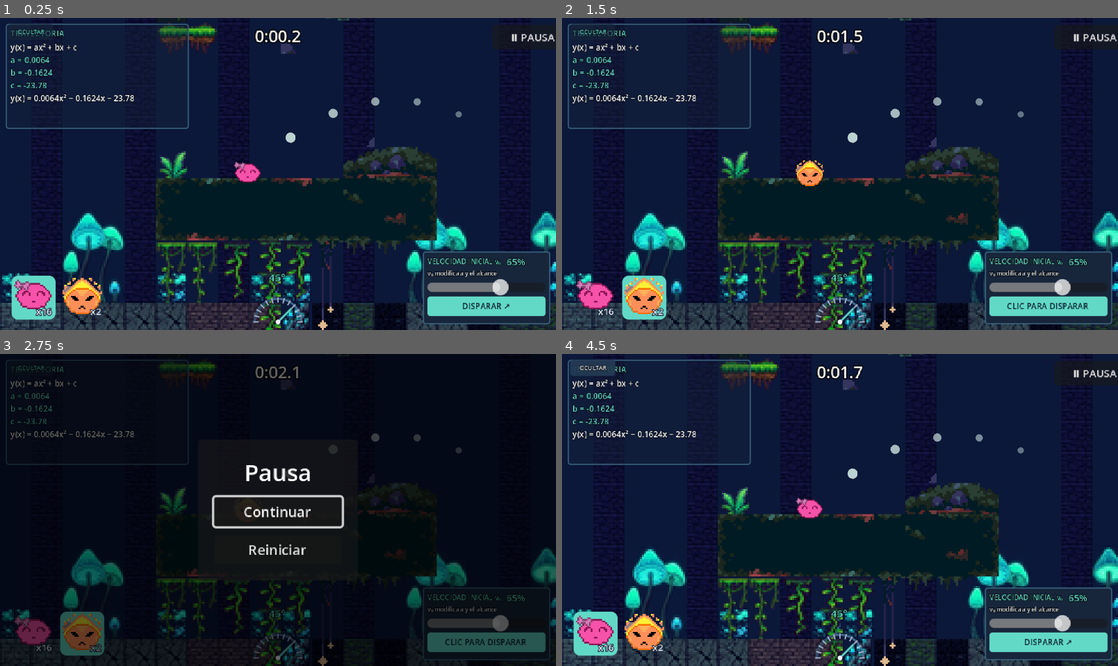
Above: before the commit, frames 1-4 (two rows, left to right).
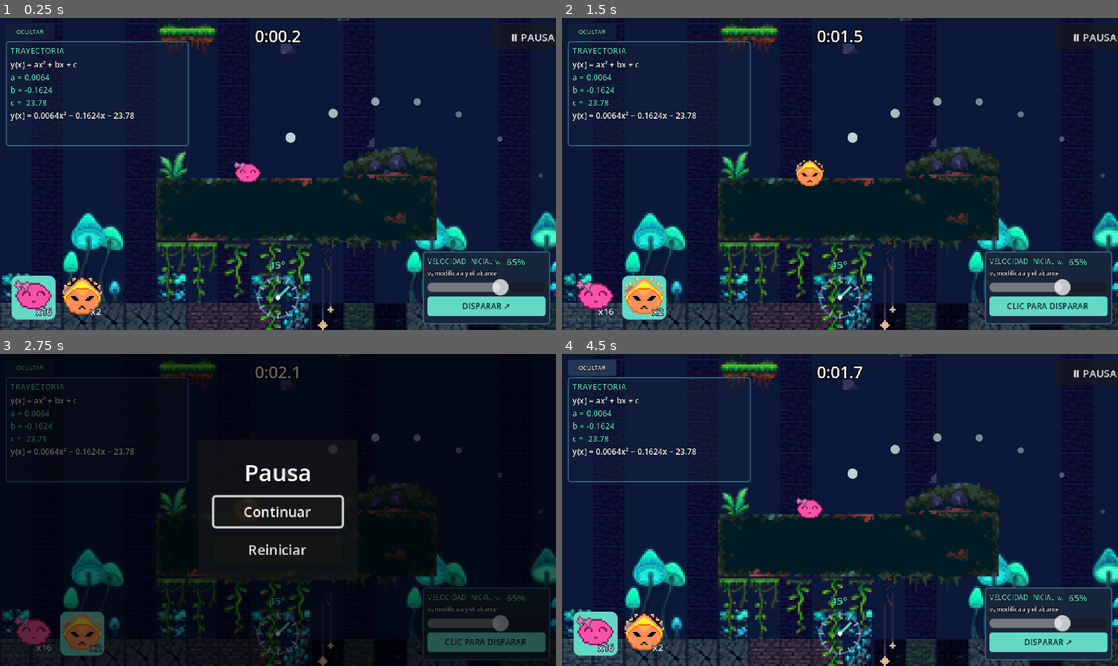
Above: after the commit, the same moments.

Repository: Navarro0k/Slimeterra
Game: Godot game, scene res://Scenes/Levels/jungleLevel.tscn
Two runs of this game, one before a commit and one after it. Both use one fixed random seed, a clock stepped at 60 frames per second and the inputs below.
Inputs:
- Up to frame 1 (0.25 s): no input
- Up to frame 2 (1.5 s): click "x16" at 0.5 s; click "x2" at 1.25 s
- Up to frame 3 (2.75 s): click "Ⅱ PAUSA" at 2 s
- Up to frame 4 (4.5 s): click "Reiniciar" at 2.75 s; click "OCULTAR" at 3.5 s; click "VER EQ." at 4.25 s

The runs differ from the first frame. In frame 1, 2.6% of the frame differs, in the area x 1-98%, y 1-99%; in frame 2, 2.6%; in frame 3, 1.5%; in frame 4, 2.5%.

Commit message:
feat: hud shoot and clic function

Diff:
--- a/Scripts/shot_dial.gd
+++ b/Scripts/shot_dial.gd
@@ -1,13 +1,13 @@
 extends Control
-## Dial interactivo de ángulo. Ángulos en grados, 0° horizontal y 90° vertical.
+## Dial de giro completo: 0° derecha, 90° arriba, 180° izquierda, 270° abajo.
 
 signal angle_changed(value: float)
 
-@export_range(0.0, 180.0, 1.0) var min_angle: float = 0.0
-@export_range(0.0, 180.0, 1.0) var max_angle: float = 180.0
-@export_range(0.0, 180.0, 1.0) var angle: float = 45.0:
+@export_range(0.0, 359.0, 1.0) var min_angle: float = 0.0
+@export_range(1.0, 360.0, 1.0) var max_angle: float = 360.0
+@export_range(0.0, 359.0, 1.0) var angle: float = 45.0:
 	set(value):
-		angle = clampf(value, min_angle, max_angle)
+		angle = fposmod(value, 360.0)
 		queue_redraw()
 
 var _dragging := false
@@ -17,7 +17,7 @@
 const MUTED := Color("#A6B8D0")
 
 func _ready() -> void:
-	custom_minimum_size = Vector2(98, 37)
+	custom_minimum_size = Vector2(44, 44)
 	mouse_filter = Control.MOUSE_FILTER_STOP
 	queue_redraw()
 
@@ -32,29 +32,24 @@
 		accept_event()
 
 func _actualizar_desde_punto(punto: Vector2) -> void:
-	var centro := Vector2(size.x * 0.5, size.y - 5.0)
+	var centro := size * 0.5
 	var delta := punto - centro
-	if delta.length() < 8.0:
+	if delta.length() < 4.0:
 		return
-	var nuevo := clampf(rad_to_deg(atan2(-delta.y, delta.x)), min_angle, max_angle)
+	var nuevo := fposmod(rad_to_deg(atan2(-delta.y, delta.x)), 360.0)
 	if not is_equal_approx(nuevo, angle):
 		angle = nuevo
 		angle_changed.emit(angle)
 
 func _draw() -> void:
-	var centro := Vector2(size.x * 0.5, size.y - 5.0)
-	var radio: float = minf(size.x * 0.43, size.y - 17.0)
-	draw_arc(centro, radio, PI, TAU, 48, RING, 1.5, true)
-	draw_arc(centro, radio, PI, PI + PI * 0.42, 24, Color("#2A4563"), 1.0, true)
-	# Solo marcas, sin números alrededor del dial: el ángulo se muestra
-	# una única vez en la etiqueta del HUD para evitar lecturas superpuestas.
-	for grados in range(0, 181, 15):
+	var centro := size * 0.5
+	var radio: float = minf(size.x, size.y) * 0.39
+	draw_arc(centro, radio, 0.0, TAU, 64, RING, 1.5, true)
+	for grados in range(0, 360, 30):
 		var theta := deg_to_rad(float(grados))
 		var direccion := Vector2(cos(theta), -sin(theta))
-		var p1 := centro + direccion * (radio - 3.0)
-		var p2 := centro + direccion * (radio + 1.0)
-		draw_line(p1, p2, MUTED, 1.0, true)
+		draw_line(centro + direccion * (radio - 3.0), centro + direccion * (radio + 1.0), MUTED, 1.0, true)
 	var theta_aguja := deg_to_rad(angle)
 	var direccion_aguja := Vector2(cos(theta_aguja), -sin(theta_aguja))
-	draw_line(centro, centro + direccion_aguja * (radio - 4.0), ACCENT, 1.5, true)
+	draw_line(centro, centro + direccion_aguja * (radio - 4.0), ACCENT, 1.8, true)
 	draw_circle(centro, 2.0, TEXT_COLOR)
--- a/Scripts/shot_hud.gd
+++ b/Scripts/shot_hud.gd
@@ -74,7 +74,7 @@
 	# Grid de HUD para viewport 480x270:
 	# ecuación arriba-izquierda, ángulo abajo-centro y potencia/disparo abajo-derecha.
 	# El botón de ecuación vive en la cabecera del propio panel.
-	_equation_panel = _panel_contenedor(root, "EquationPanel", Vector2(5, 5), Vector2(158, 91), Color(0.09, 0.15, 0.23, 0.38))
+	_equation_panel = _panel_contenedor(root, "EquationPanel", Vector2(5, 20), Vector2(158, 91), Color(0.09, 0.15, 0.23, 0.38))
 	var ecuacion_col := VBoxContainer.new()
 	ecuacion_col.position = Vector2(4, 18)
 	ecuacion_col.size = Vector2(150, 69)
@@ -99,8 +99,8 @@
 	# El botón es hermano del panel, no hijo: permanece visible para volver a abrirlo.
 	_equation_toggle = Button.new()
 	_equation_toggle.name = "EquationToggle"
-	_equation_toggle.position = Vector2(7, 5)
-	_equation_toggle.custom_minimum_size = Vector2(39, 12)
+	_equation_toggle.position = Vector2(5, 5)
+	_equation_toggle.custom_minimum_size = Vector2(42, 12)
 	_equation_toggle.text = "OCULTAR"
 	_equation_toggle.add_theme_font_size_override("font_size", 5)
 	_equation_toggle.add_theme_color_override("font_color", RED)
@@ -114,8 +114,8 @@
 	# Brújula sin panel de fondo; lectura única del ángulo y dial 20% mayor.
 	var dial_col := VBoxContainer.new()
 	dial_col.name = "AngleControls"
-	dial_col.position = Vector2(184, 218)
-	dial_col.size = Vector2(112, 49)
+	dial_col.position = Vector2(216, 207)
+	dial_col.size = Vector2(48, 61)
 	dial_col.add_theme_constant_override("separation", 0)
 	root.add_child(dial_col)
 	_angle_label = _label("45°", 9)
@@ -123,7 +123,7 @@
 	dial_col.add_child(_angle_label)
 	_angle_dial = preload("res://Scripts/shot_dial.gd").new()
 	_angle_dial.name = "AngleDial"
-	_angle_dial.custom_minimum_size = Vector2(104, 37)
+	_angle_dial.custom_minimum_size = Vector2(44, 44)
 	dial_col.add_child(_angle_dial)
 	_angle_dial.angle_changed.connect(_on_angle_changed)
 
@@ -170,6 +170,17 @@
 	s.border_color = color
 	return s
 
+func set_aim_from_drag(angulo: float, potencia: float) -> void:
+	# Sincroniza dial, porcentaje y etiquetas sin crear bucles de señales.
+	angle_degrees = fposmod(angulo, 360.0)
+	power_percent = clampf(potencia, 0.0, 100.0)
+	if is_instance_valid(_angle_dial):
+		_angle_dial.angle = angle_degrees
+	if is_instance_valid(_power_slider):
+		_power_slider.set_value_no_signal(power_percent)
+	_actualizar_lecturas()
+	aim_changed.emit(angle_degrees, power_percent)
+
 func _on_angle_changed(valor: float) -> void:
 	angle_degrees = valor
 	_actualizar_lecturas()
--- a/Scripts/slingshoot.gd
+++ b/Scripts/slingshoot.gd
@@ -11,7 +11,7 @@
 @export var grosor_reposo: float = 2.0
 @export var grosor_estirado: float = 1.0
 @export var caida_reposo: float = 5.0
-@export_range(1, 8, 1) var puntos_trayectoria: int = 5
+@export_range(1, 8, 1) var puntos_trayectoria: int = 10
 @export var paso_tiempo: float = 0.08
 @export var angulo_desvio_grados: float = 0.0
 
@@ -45,6 +45,8 @@
 var _hud: ShotHUD
 var _ultimo_vector_disparo: Vector2 = Vector2.ZERO
 var _ultima_posicion_disparo: Vector2 = Vector2.ZERO
+var _arrastrando_slime: bool = false
+var _posicion_holder_reposo: Vector2 = Vector2.ZERO
 
 var _player_estirar: AudioStreamPlayer
 var _player_estirar_loop: AudioStreamPlayer
@@ -65,6 +67,7 @@
 	_padre_original = get_parent()
 	_crear_reproductores()
 	actualizar_cuerdas(center_marker.position)
+	_posicion_holder_reposo = center_marker.position
 	if collision_holder.shape is CircleShape2D:
 		collision_holder.shape.radius = 7.0
 	_actualizar_visibilidad(false)
@@ -76,6 +79,60 @@
 
 func _process(_delta: float) -> void:
 	_fijar_slime_al_holder()
+
+func _input(event: InputEvent) -> void:
+	# Permite jugar con el ratón: pulsar sobre el slime, estirar hacia atrás
+	# y soltar para disparar. Los controles del HUD siguen sincronizados.
+	if _esperando_turno or not is_instance_valid(slime_actual):
+		return
+	if event is InputEventMouseButton and event.button_index == MOUSE_BUTTON_LEFT:
+		if event.pressed and not _arrastrando_slime:
+			var mouse_global := get_global_mouse_position()
+			var radio_captura := maxf(12.0, max_stretch * 0.55)
+			if mouse_global.distance_to(holder.global_position) <= radio_captura:
+				_arrastrando_slime = true
+				_sonido_estirar_sonado = true
+				_actualizar_visibilidad(true)
+				_actualizar_arrastre(mouse_global)
+				get_viewport().set_input_as_handled()
+		elif not event.pressed and _arrastrando_slime:
+			_arrastrando_slime = false
+			var potencia_final := potencia_objetivo
+			var angulo_final := angulo_objetivo
+			if potencia_final > 1.0:
+				disparar_con_parametros(angulo_final, potencia_final)
+			else:
+				holder.position = _posicion_holder_reposo
+				actualizar_cuerdas(holder.position)
+				_actualizar_visibilidad(false)
+				_aplicar_tension_slime(0.0, Vector2.ZERO)
+				queue_redraw()
+			get_viewport().set_input_as_handled()
+	elif event is InputEventMouseMotion and _arrastrando_slime:
+		_actualizar_arrastre(get_global_mouse_position())
+		get_viewport().set_input_as_handled()
+
+func _actualizar_arrastre(mouse_global: Vector2) -> void:
+	var centro_global := center_marker.global_position
+	var desplazamiento := mouse_global - centro_global
+	# Arrastre libre en 360°: el slime puede estirarse en cualquier dirección.
+	if desplazamiento.length() > max_stretch:
+		desplazamiento = desplazamiento.normalized() * max_stretch
+	holder.global_position = centro_global + desplazamiento
+	actualizar_cuerdas(holder.position)
+	var vector_lanzamiento := centro_global - holder.global_position
+	if vector_lanzamiento.length() > 0.5:
+		angulo_objetivo = fposmod(rad_to_deg(atan2(-vector_lanzamiento.y, vector_lanzamiento.x)), 360.0)
+	potencia_objetivo = clampf(desplazamiento.length() / maxf(max_stretch, 0.001) * 100.0, 0.0, 100.0)
+	_aplicar_tension_slime(potencia_objetivo / 100.0, desplazamiento.normalized())
+	if is_instance_valid(_hud):
+		_hud.set_aim_from_drag(angulo_objetivo, potencia_objetivo)
+		var gravedad: float = float(ProjectSettings.get_setting("physics/2d/default_gravity", 980.0))
+		var k: float = float(ProjectSettings.get_setting("physics/2d/default_linear_damp", 0.0))
+		var theta := deg_to_rad(angulo_objetivo + angulo_desvio_grados)
+		var velocidad := Vector2(cos(theta), -sin(theta)) * max_stretch * potencia_objetivo / 100.0 * multiplicador_fuerza
+		_hud.set_model_values(holder.global_position, velocidad, gravedad, k)
+	queue_redraw()
 
 func _draw() -> void:
 	if mostrar_area_respeto:
@@ -118,11 +175,12 @@
 	return _indice
 
 func actualizar_aim(angulo: float, potencia: float) -> void:
-	angulo_objetivo = clampf(angulo, 0.0, 180.0)
+	angulo_objetivo = fposmod(angulo, 360.0)
 	potencia_objetivo = clampf(potencia, 0.0, 100.0)
 	queue_redraw()
 
 func disparar_con_parametros(angulo: float, potencia: float) -> void:
+	_arrastrando_slime = false
 	if _esperando_turno or not is_instance_valid(slime_actual) or potencia <= 0.0:
 		return
 	actualizar_aim(angulo, potencia)
@@ -134,6 +192,8 @@
 	_ultima_posicion_disparo = holder.global_position
 	_ultimo_vector_disparo = vector_tiro * multiplicador_fuerza
 	_esperando_turno = true
+	holder.position = _posicion_holder_reposo
+	actualizar_cuerdas(holder.position)
 	_detener_sonidos_estirar()
 	_actualizar_visibilidad(true)
 	_aplicar_tension_slime(0.0, Vector2.ZERO)
@@ -249,7 +309,7 @@
 	var k: float = float(ProjectSettings.get_setting("physics/2d/default_linear_damp", 0.0))
 	var puntos := ModeloDisparo.trayectoria(holder.position, velocidad, gravedad, k, paso_tiempo, puntos_trayectoria)
 	# Solo se dibujan unos pocos puntos iniciales, como en Angry Birds.
-	for i in range(mini(puntos.size(), 5)):
+	for i in range(mini(puntos.size(), 10)):
 		var p: Vector2 = puntos[i]
 		draw_circle(p, maxf(1.0, 2.6 - i * 0.25), Color(0.91, 1.0, 0.97, 0.8 - i * 0.1))
 
